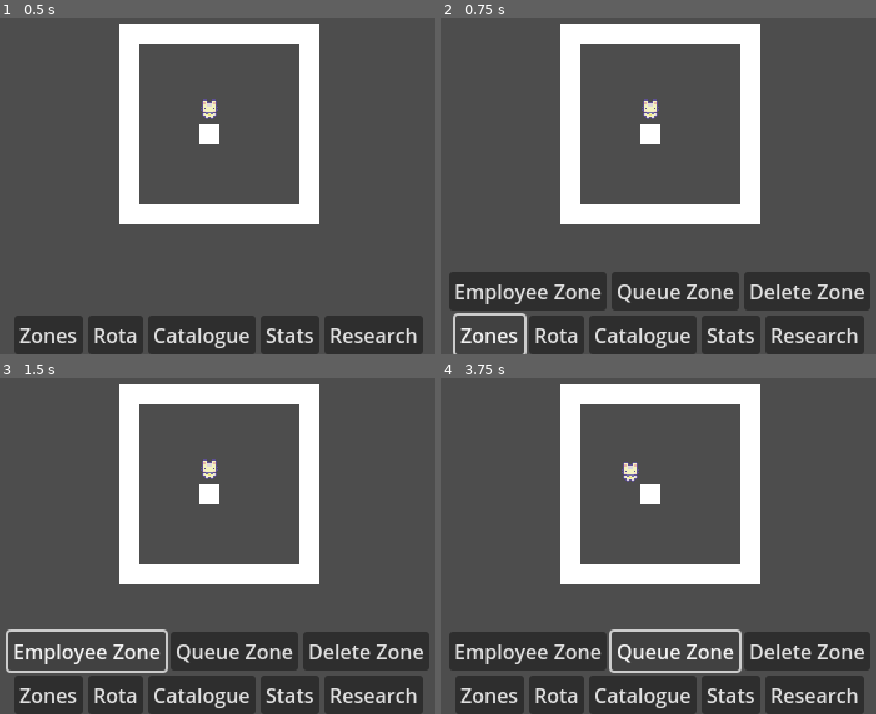
Above: before the commit, frames 1-4 (two rows, left to right).
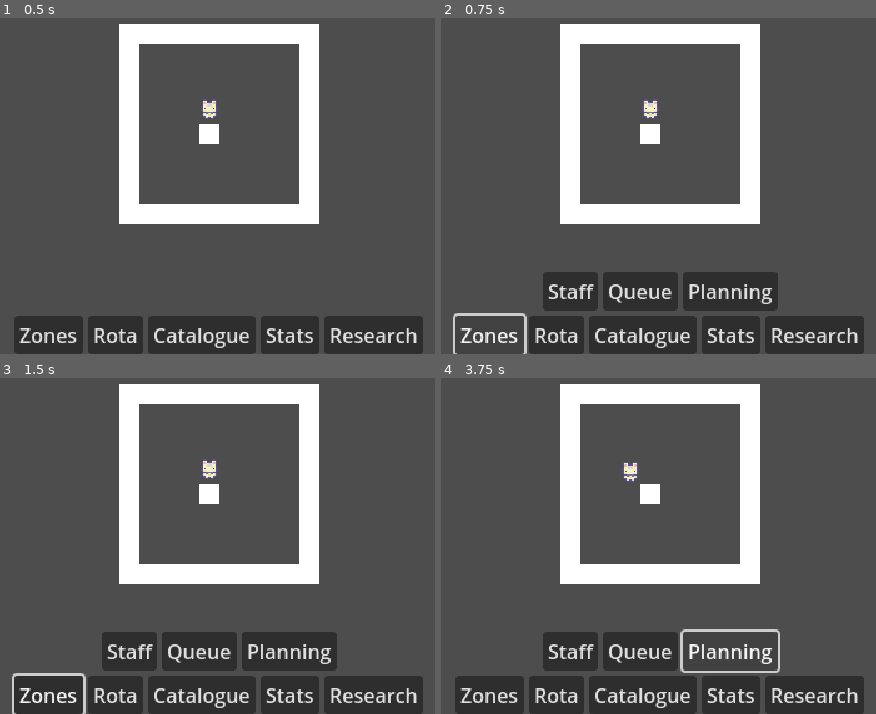
Above: after the commit, the same moments.

Repository: btoosey/project-coffee
Game: Godot game, scene res://scenes/main/main.tscn
The game is run twice, just before and just after one commit, with the same random seed, the same clock (stepped at 60 frames per second) and the same inputs.
Inputs (mouse positions are in pixels of both pictures, inside the frame that each line leads up to):
- Up to frame 1 (0.5 s): no input
- Up to frame 2 (0.75 s): click "Zones" at 0.5 s
- Up to frame 3 (1.5 s): click (87, 650) at 1.25 s, where only the run before the commit has a clickable "Employee Zone"
- Up to frame 4 (3.75 s): click (571, 650) at 2 s, where only the run after the commit has a clickable "Staff"; click "Queue Zone" (after the commit: "Queue") at 2.75 s; click (728, 650) at 3.5 s, where only the run after the commit has a clickable "Planning"

Frame 1 is identical in both runs. In frame 2, 6.6% of the frame differs, in the area x 1-99%, y 75-88%; in frame 3, 5.4%; in frame 4, 6.9%, in the area x 1-99%, y 74-88%.

Commit message:
ADD: Zone editing
Currently only a draw mode for staff zone including tile placement and removal. Zone currently does not function.

Diff:
--- a/project.godot
+++ b/project.godot
@@ -44,6 +44,16 @@
 "events": [Object(InputEventMouseButton,"resource_local_to_scene":false,"resource_name":"","device":-1,"window_id":0,"a …(258 unchanged characters)…
 ]
 }
+zone_creating={
+"deadzone": 0.2,
+"events": [Object(InputEventMouseButton,"resource_local_to_scene":false,"resource_name":"","device":-1,"window_id":0,"alt_pressed":false,"shift_pressed":false,"ctrl_pressed":false,"meta_pressed":false,"button_mask":1,"position":Vector2(95, 19),"global_position":Vector2(104, 67),"factor":1.0,"button_index":1,"canceled":false,"pressed":true,"double_click":false,"script":null)
+]
+}
+zone_removing={
+"deadzone": 0.2,
+"events": [Object(InputEventMouseButton,"resource_local_to_scene":false,"resource_name":"","device":-1,"window_id":0,"alt_pressed":false,"shift_pressed":false,"ctrl_pressed":false,"meta_pressed":false,"button_mask":2,"position":Vector2(217, 21),"global_position":Vector2(226, 69),"factor":1.0,"button_index":2,"canceled":false,"pressed":true,"double_click":false,"script":null)
+]
+}
 
 [rendering]
 
--- a/scenes/main/main.tscn
+++ b/scenes/main/main.tscn
@@ -1,7 +1,8 @@
-[gd_scene load_steps=8 format=4 uid="uid://ojp87xwddiij"]
+[gd_scene load_steps=11 format=4 uid="uid://ojp87xwddiij"]
 
 [ext_resource type="Texture2D" uid="uid://6ehxehli6saf" path="res://assets/sprites/tilemaps/walls/placeholder_wall.png" id="1_hyk8p"]
 [ext_resource type="PackedScene" uid="uid://d16s4bnnn4ana" path="res://scenes/character/base/character_base.tscn" id="2_iuonh"]
+[ext_resource type="Texture2D" uid="uid://daivcj5oxngqf" path="res://assets/sprites/tilemaps/zones/staff_zone.png" id="2_ow5a4"]
 [ext_resource type="Shader" uid="uid://c4oea7qk6fprd" path="res://resources/shaders/outline_highlighter.gdshader" id="3_k2fmo"]
 [ext_resource type="PackedScene" uid="uid://d2med65ppcfws" path="res://scenes/ui/ui.tscn" id="4_l3cfh"]
 
@@ -15,6 +16,16 @@
 custom_data_layer_0/type = 4
 sources/0 = SubResource("TileSetAtlasSource_iuonh")
 
+[sub_resource type="TileSetAtlasSource" id="TileSetAtlasSource_yyfjg"]
+texture = ExtResource("2_ow5a4")
+0:0/0 = 0
+0:0/0/custom_data_0 = "STAFF"
+
+[sub_resource type="TileSet" id="TileSet_l3cfh"]
+custom_data_layer_0/name = "type"
+custom_data_layer_0/type = 4
+sources/0 = SubResource("TileSetAtlasSource_yyfjg")
+
 [sub_resource type="ShaderMaterial" id="ShaderMaterial_l3cfh"]
 resource_local_to_scene = true
 shader = ExtResource("3_k2fmo")
@@ -26,6 +37,11 @@
 [node name="TileMapLayer" type="TileMapLayer" parent="."]
 tile_map_data = PackedByteArray("AAAXAA8AAAAAAAAAAAAPAAYAAAAAAAAAAAAQAAYAAAAAAAAAAAARAAYAAAAAAAAAAAASAAYAAAAAAAAAAAATAA …(512 unchanged characters)…
 tile_set = SubResource("TileSet_k2fmo")
+metadata/_edit_lock_ = true
+
+[node name="ZoningLayer" type="TileMapLayer" parent="."]
+tile_set = SubResource("TileSet_l3cfh")
+metadata/_edit_lock_ = true
 
 [node name="CharacterBase" parent="." instance=ExtResource("2_iuonh")]
 position = Vector2(312, 168)
@@ -48,4 +64,9 @@
 
 [node name="UI" parent="." instance=ExtResource("4_l3cfh")]
 
+[node name="Zones" parent="UI/Control/VBoxContainer" index="0" node_paths=PackedStringArray("zoning_layer")]
+boundary_rect = Rect2(0, 0, 39, 17)
+zoning_layer = NodePath("../../../../ZoningLayer")
+
 [editable path="CharacterBase"]
+[editable path="UI"]
--- a/scenes/ui/ui.tscn
+++ b/scenes/ui/ui.tscn
@@ -1,5 +1,6 @@
-[gd_scene load_steps=2 format=3 uid="uid://d2med65ppcfws"]
+[gd_scene load_steps=3 format=3 uid="uid://d2med65ppcfws"]
 
+[ext_resource type="Script" uid="uid://c4gqjje8oiaxq" path="res://scripts/managers/zone_manager.gd" id="1_f5cxw"]
 [ext_resource type="Script" uid="uid://xc5s46f6ub8p" path="res://scripts/ui/actions_menu/action_options.gd" id="2_yev5y"]
 
 [node name="UI" type="CanvasLayer"]
@@ -29,18 +30,24 @@
 layout_mode = 2
 size_flags_horizontal = 4
 size_flags_vertical = 4
+script = ExtResource("1_f5cxw")
 
-[node name="ButtonEmployeeZone" type="Button" parent="Control/VBoxContainer/Zones"]
+[node name="ButtonStaffZone" type="Button" parent="Control/VBoxContainer/Zones"]
+unique_name_in_owner = true
 layout_mode = 2
-text = "Employee Zone"
+text = "Staff"
 
 [node name="ButtonQueueZone" type="Button" parent="Control/VBoxContainer/Zones"]
+unique_name_in_owner = true
 layout_mode = 2
-text = "Queue Zone"
+text = "Queue
+"
 
-[node name="ButtonDeleteZone" type="Button" parent="Control/VBoxContainer/Zones"]
+[node name="ButtonPlanningZone" type="Button" parent="Control/VBoxContainer/Zones"]
+unique_name_in_owner = true
 layout_mode = 2
-text = "Delete Zone"
+text = "Planning
+"
 
 [node name="ActionOptions" type="HBoxContainer" parent="Control/VBoxContainer"]
 layout_mode = 2
--- /dev/null
+++ b/scripts/managers/zone_manager.gd
@@ -0,0 +1,102 @@
+extends HBoxContainer
+
+@onready var button_staff_zone: Button = %ButtonStaffZone
+@onready var button_queue_zone: Button = %ButtonQueueZone
+@onready var button_plan_zone: Button = %ButtonPlanningZone
+
+@export var boundary_rect: Rect2
+@export var zoning_layer: TileMapLayer
+@export var enabled: bool = false
+
+var is_creating_zone: bool = false
+var is_removing_zone: bool = false
+var is_editing_staff: bool = false
+var is_editing_queue: bool = false
+var is_editing_plan: bool = false
+var current_hovered_tile: Vector2i
+var previously_placed_hovered_tile: Vector2i
+var previously_removed_hovered_tile: Vector2i
+
+
+func _ready() -> void:
+	button_staff_zone.pressed.connect(_on_button_staff_zone_pressed)
+	button_queue_zone.pressed.connect(_on_button_queue_zone_pressed)
+	button_plan_zone.pressed.connect(_on_button_plan_zone_pressed)
+
+
+func _process(_delta: float) -> void:
+	if !is_editing_staff:
+		return
+
+	if !is_creating_zone && !is_removing_zone:
+		return
+
+	current_hovered_tile = zoning_layer.local_to_map(zoning_layer.get_global_mouse_position())
+
+	if !boundary_rect.has_point(current_hovered_tile):
+		return
+
+	if is_creating_zone:
+		zoning_layer.set_cell(current_hovered_tile, 0, Vector2i.ZERO)
+		if previously_placed_hovered_tile == current_hovered_tile:
+			return
+		previously_placed_hovered_tile = current_hovered_tile
+
+	elif is_removing_zone:
+		zoning_layer.erase_cell(current_hovered_tile)
+		if previously_removed_hovered_tile == current_hovered_tile:
+			return
+		previously_removed_hovered_tile = current_hovered_tile
+
+
+func _input(event: InputEvent) -> void:
+	if !enabled:
+		return
+
+	if event.is_action_pressed("zone_creating"):
+		is_creating_zone = true
+
+	if event.is_action_released("zone_creating"):
+		is_creating_zone = false
+
+	if event.is_action_pressed("zone_removing"):
+		is_removing_zone = true
+
+	if event.is_action_released("zone_removing"):
+		is_removing_zone = false
+
+
+func _on_button_staff_zone_pressed() -> void:
+	_deactivate_zone_buttons()
+	enabled = true
+	_toggle_is_editing_staff()
+
+
+func _toggle_is_editing_staff() -> void:
+	is_editing_staff = !is_editing_staff
+
+
+func _on_button_queue_zone_pressed() -> void:
+	_deactivate_zone_buttons()
+	enabled = true
+	_toggle_is_editing_queue()
+
+
+func _toggle_is_editing_queue() -> void:
+	is_editing_queue = !is_editing_queue
+
+
+func _on_button_plan_zone_pressed() -> void:
+	_deactivate_zone_buttons()
+	enabled = true
+	_toggle_is_editing_plan()
+
+
+func _toggle_is_editing_plan() -> void:
+	is_editing_plan = !is_editing_plan
+
+
+func _deactivate_zone_buttons() -> void:
+	enabled = false
+	is_editing_staff = false
+	is_editing_queue = false
--- a/scripts/ui/actions_menu/action_options.gd
+++ b/scripts/ui/actions_menu/action_options.gd
@@ -25,6 +25,7 @@
 		if menu == submenu.name:
 			if submenu.is_visible():
 				submenu.set_visible(false)
+				submenu.enabled = false
 			else:
 				submenu.set_visible(true)
 		else:
Binary file added: assets/sprites/tilemaps/zones/staff_zone.png
Not shown, added: assets/sprites/tilemaps/zones/staff_zone.png.import
Not shown, added: scripts/managers/zone_manager.gd.uid
